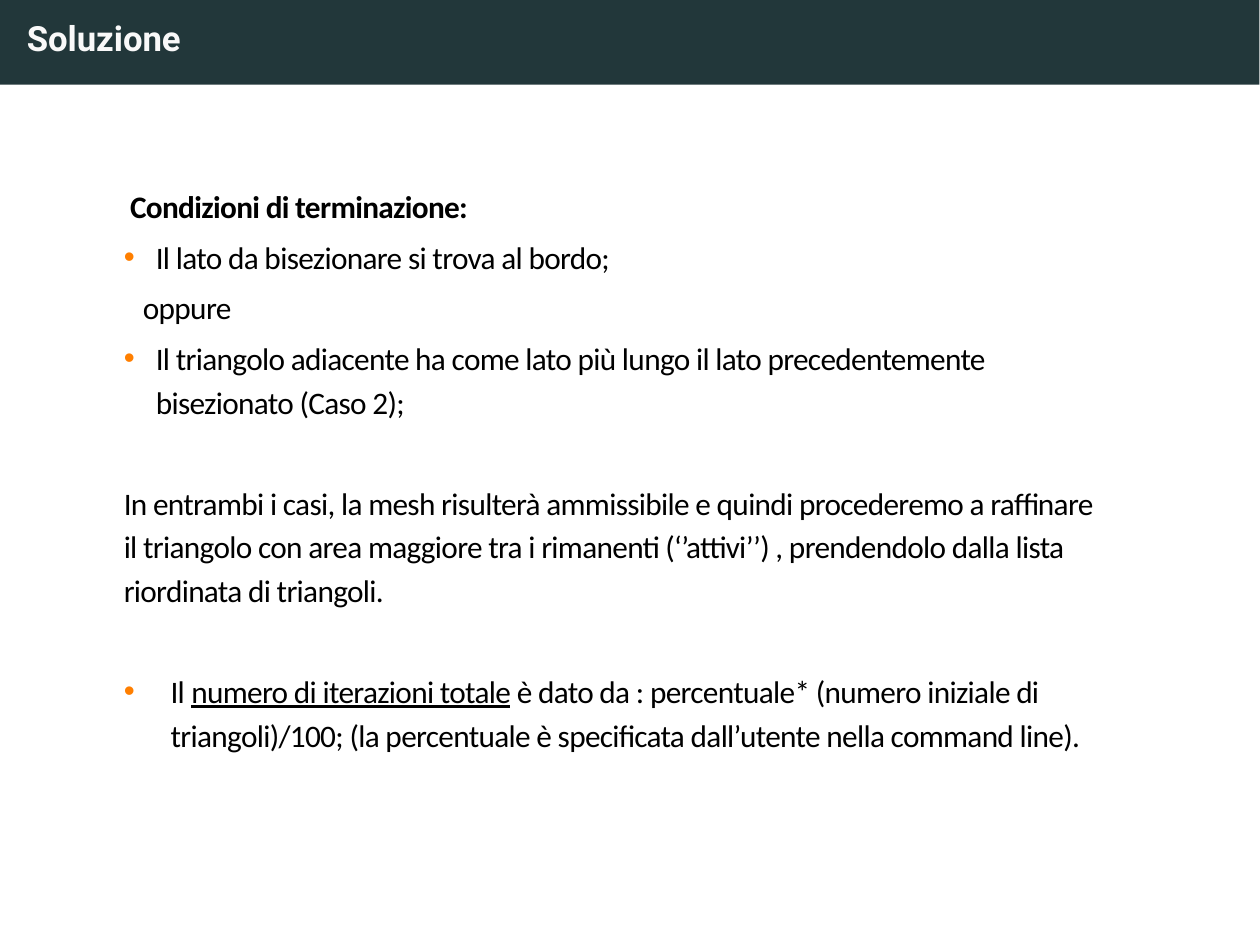
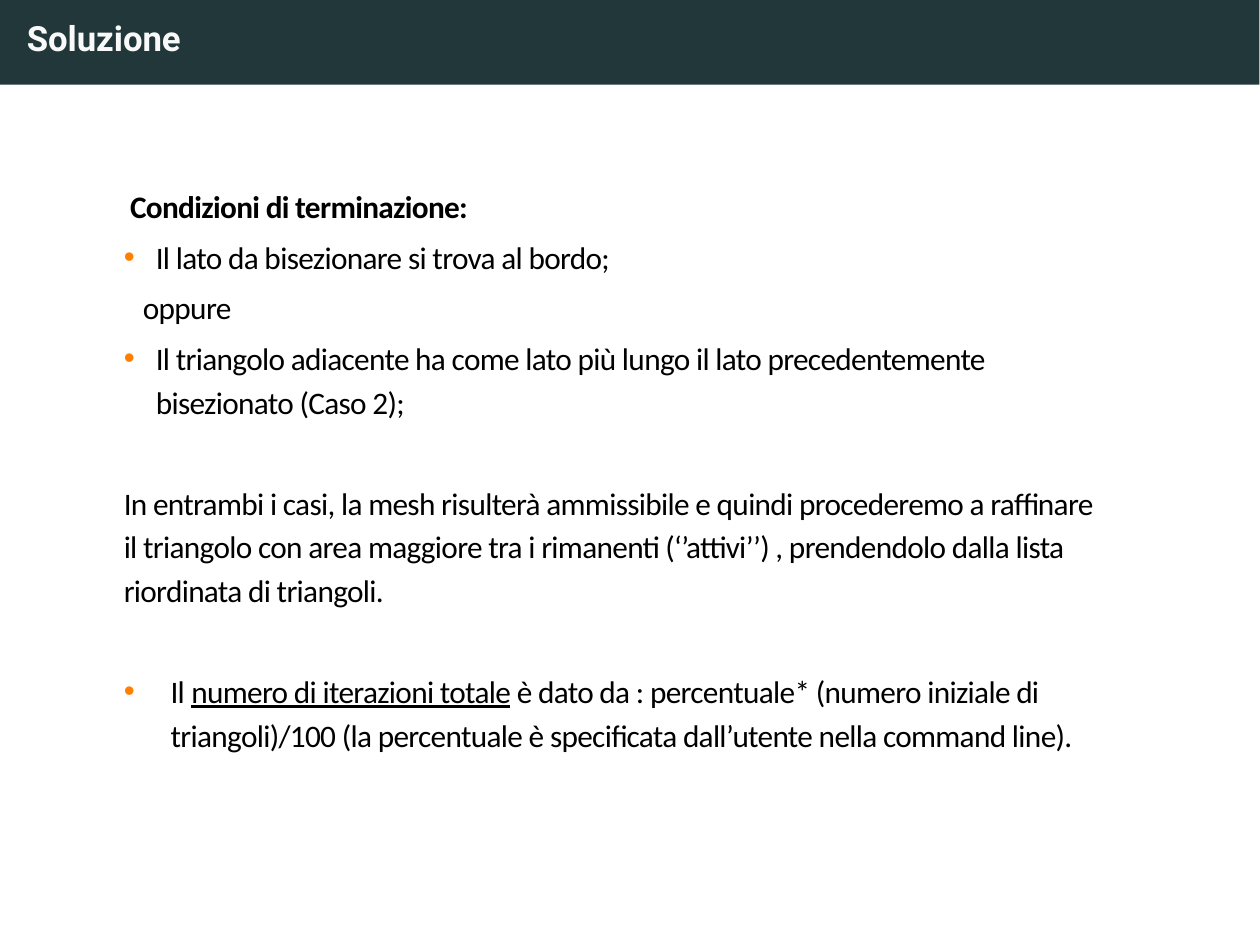
Before and after one commit to MatteoTonti/Progetto_PCS_2023, a slide deck: slide 15 of documentiVari/Presentazione progetto.pptx. Drawn at 1260x946 pixels with LibreOffice and Linux fonts; fonts in the diff are those of the drawing. Boxes give left, top, right and bottom in pixels: in the first picture for what was removed or moved away, otherwise in the second. Text is boxed around its words. In the diff, an @@ line names an element or a change of style, - is before the commit and + after.

```diff
--- a/documentiVari/Presentazione progetto.pptx
+++ b/documentiVari/Presentazione progetto.pptx
@@ text at [171,680,1072,753]: text changed @@
-• Il numero di iterazioni totale è dato da : percentuale* (numero iniziale di triangoli)/100; (la percentuale è specificata dall’utente nella command line).
+• Il numero di iterazioni totale è dato da : percentuale* (numero iniziale di triangoli)/100 (la percentuale è specificata dall’utente nella command line).
```
Also in this commit, not shown: 5 other slides changed, 1 other file.
